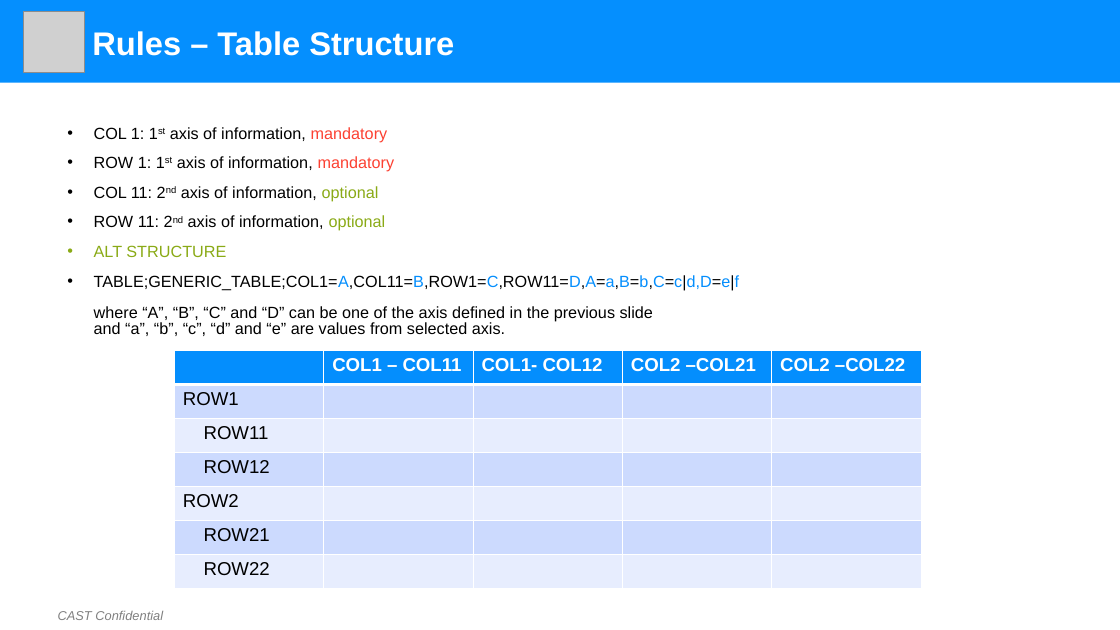
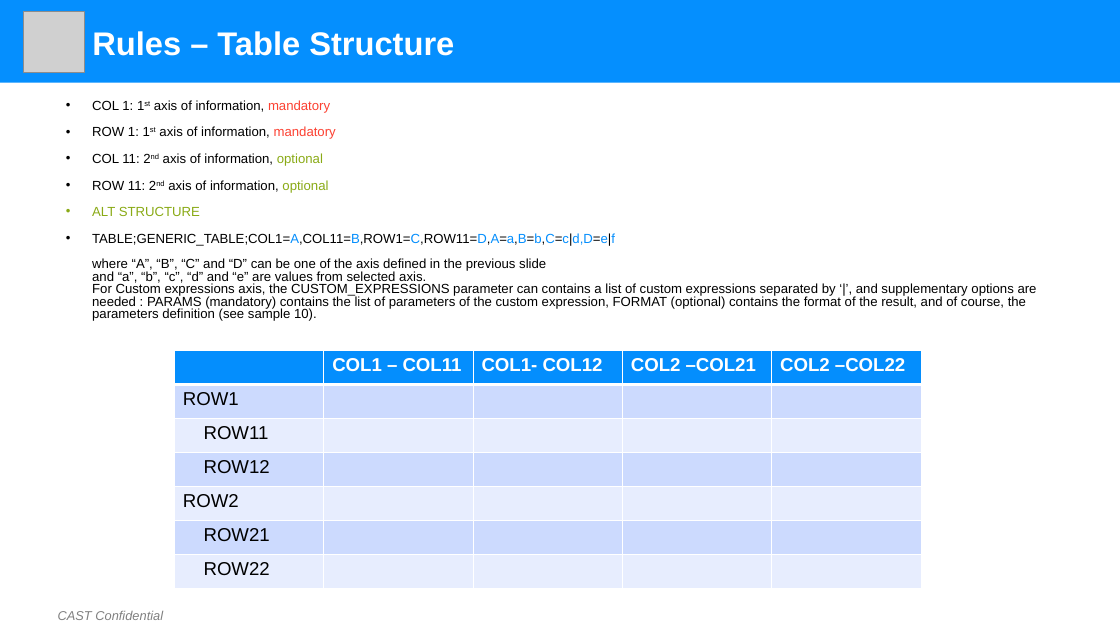
Before and after one commit to CAST-projects/ReportGenerator, a slide deck: slide 3 of CastReporting.Reporting/TemplatesFiles/Generic Table Definition.pptx. Drawn at 1120x630 pixels with LibreOffice and Linux fonts; fonts in the diff are those of the drawing; grey boxes stand for pictures; background and template pictures are left out. Boxes give left, top, right and bottom in pixels: in the first picture for what was removed or moved away, otherwise in the second. Text is boxed around its words. In the diff, an @@ line names an element or a change of style, - is before the commit and + after.

```diff
--- a/CastReporting.Reporting/TemplatesFiles/Generic Table Definition.pptx
+++ b/CastReporting.Reporting/TemplatesFiles/Generic Table Definition.pptx
@@ text "COL 1: 1st axis of ...": place and size @@
-text "COL 1: 1st axis of ..." at [94,127,739,336]
+text "COL 1: 1st axis of ..." at [92,100,1037,321]
@@ text at [92,100,336,216]: size 13.9 to 11.2 pt in "COL 1: 1st axis of information, mandatory", "ROW 1: 1st axis of information, mandatory", "COL 11: 2nd axis of information, optional", "ROW 11: 2nd axis of information, optional" and 1 more places @@
@@ text at [92,233,1037,321]: text changed; size 13.9 to 11.2 pt @@
-• TABLE;GENERIC_TABLE;COL1=A,COL11=B,ROW1=C,ROW11=D,A=a,B=b,C=c|d,D=e|f
-  where “A”, “B”, “C” and “D” can be one of the axis defined in the previous slide
-  and “a”, “b”, “c”, “d” and “e” are values from selected axis.
+• TABLE;GENERIC_TABLE;COL1=A,COL11=B,ROW1=C,ROW11=D,A=a,B=b,C=c|d,D=e|f
+  where “A”, “B”, “C” and “D” can be one of the axis defined in the previous slide
+  and “a”, “b”, “c”, “d” and “e” are values from selected axis.
+  For Custom expressions axis, the CUSTOM_EXPRESSIONS parameter can contains a list of custom expressions separated by ‘|’, and supplementary options are needed : PARAMS (mandatory) contains the list of parameters of the custom expression, FORMAT (optional) contains the format of the result, and of course, the parameters definition (see sample 10).
```
Also in this commit, not shown: 1 other slide changed, 1 other file.
